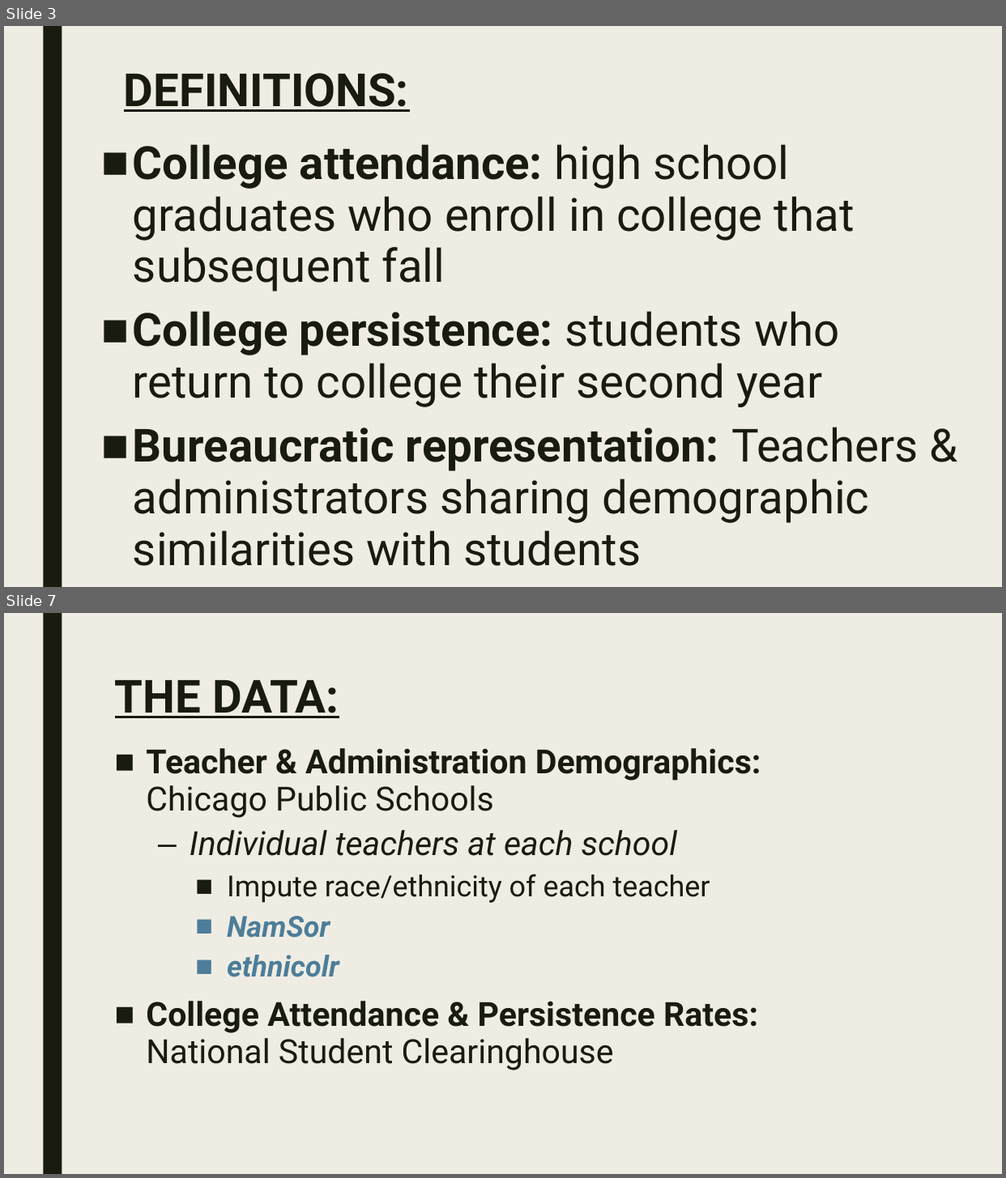
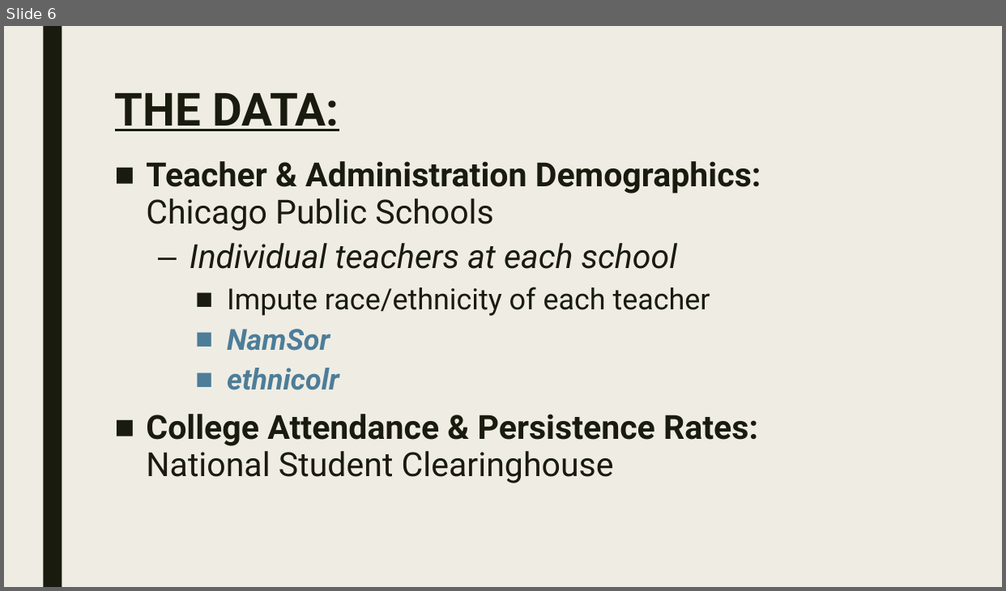
Before and after one commit to Sun-Kev/MACS30200proj, a slide deck: Proposal/proposal_slides.pptx. Shown one above the other, each under a label of ours: slides 3 and 7 before the commit, slide 6 after it; the slides between them are not shown. The pictures are 1006x1178 and 1006x591 pixels, drawn with LibreOffice and Linux fonts; fonts in the diff are those of the drawing. Boxes give left, top, right and bottom in pixels: in the first picture for what was removed or moved away, otherwise in the second. Text is boxed around its words. In the diff, an @@ line names an element or a change of style, - is before the commit and + after.

```diff
--- a/Proposal/proposal_slides.pptx
+++ b/Proposal/proposal_slides.pptx
@@ slide 3 removed at (4, 26, 1002, 587), background #EFEDE3; not listed: 1 template element that a slide beside it also shows @@
@@ title removed at (124, 73, 409, 112) @@
-DEFINITIONS:
@@ text removed at (133, 144, 918, 566) @@
-■ College attendance: high school graduates who enroll in college that subsequent fall
-■ College persistence: students who return to college their second year
-■ Bureaucratic representation: Teachers & administrators sharing demographic similarities with students
@@ what was slide 7 is now slide 6 @@
```
Also in this commit, not shown: 5 slides changed, 2 slides added, 2 other slides removed.
